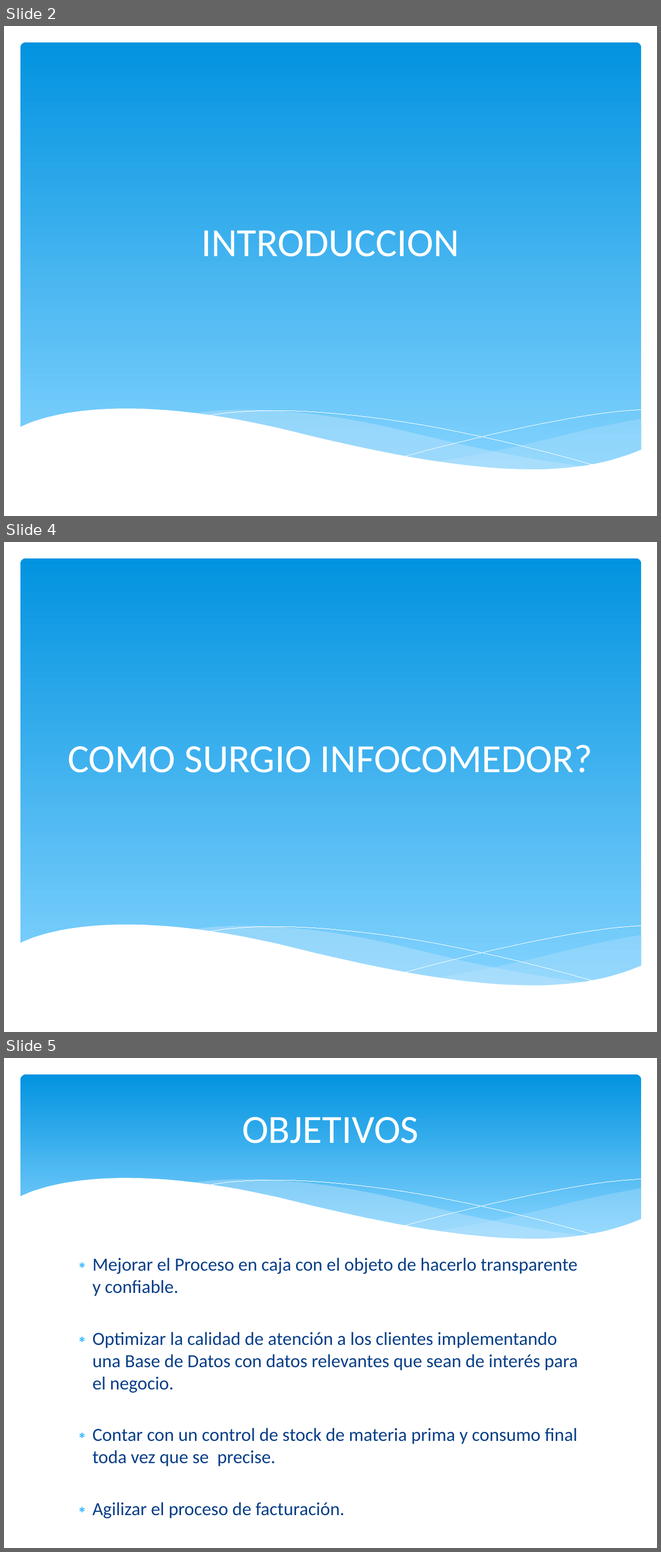
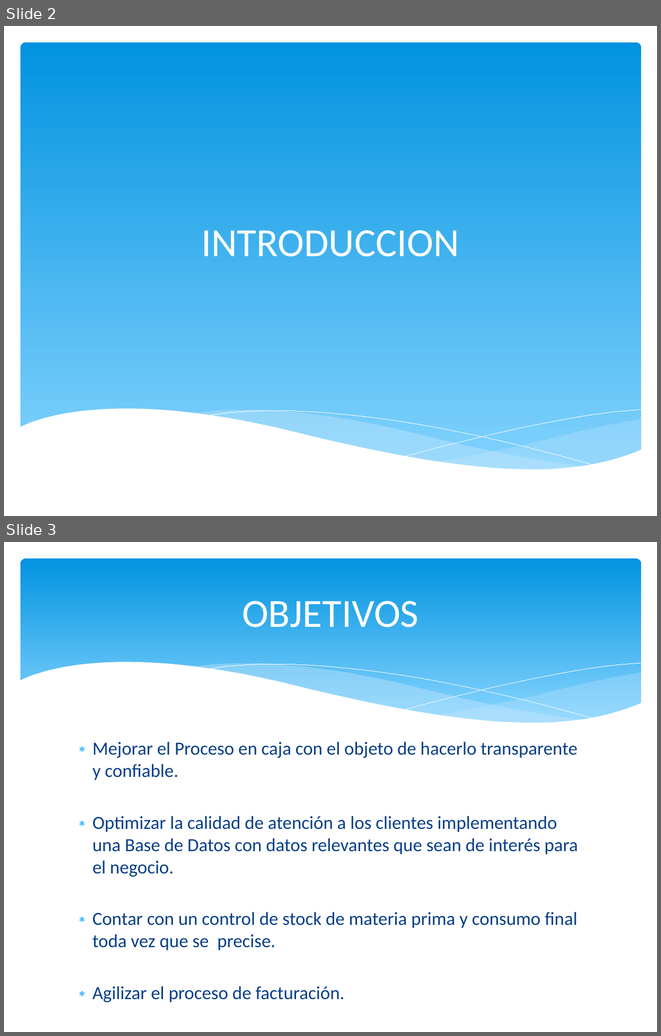
Before and after one commit to igodeveloper/infocomedor, a slide deck: presentacion/INFOCOMEDOR - PPT.pptx. Shown one above the other, each under a label of ours: slides 2, 4 and 5 before the commit, slides 2 and 3 after it; the slides between them are not shown. The pictures are 661x1552 and 661x1036 pixels, drawn with LibreOffice and Linux fonts; fonts in the diff are those of the drawing. Boxes give left, top, right and bottom in pixels: in the first picture for what was removed or moved away, otherwise in the second. Text is boxed around its words. In the diff, an @@ line names an element or a change of style, - is before the commit and + after.

```diff
--- a/presentacion/INFOCOMEDOR - PPT.pptx
+++ b/presentacion/INFOCOMEDOR - PPT.pptx
@@ slide 4 removed at (4, 542, 657, 1032), background #FFFFFF; not listed: 6 template elements that a slide beside it also shows @@
@@ title removed at (68, 744, 592, 773) @@
-COMO SURGIO INFOCOMEDOR?
@@ what was slide 5 is now slide 3 @@
```
Also in this commit, not shown: 1 other slide removed.
